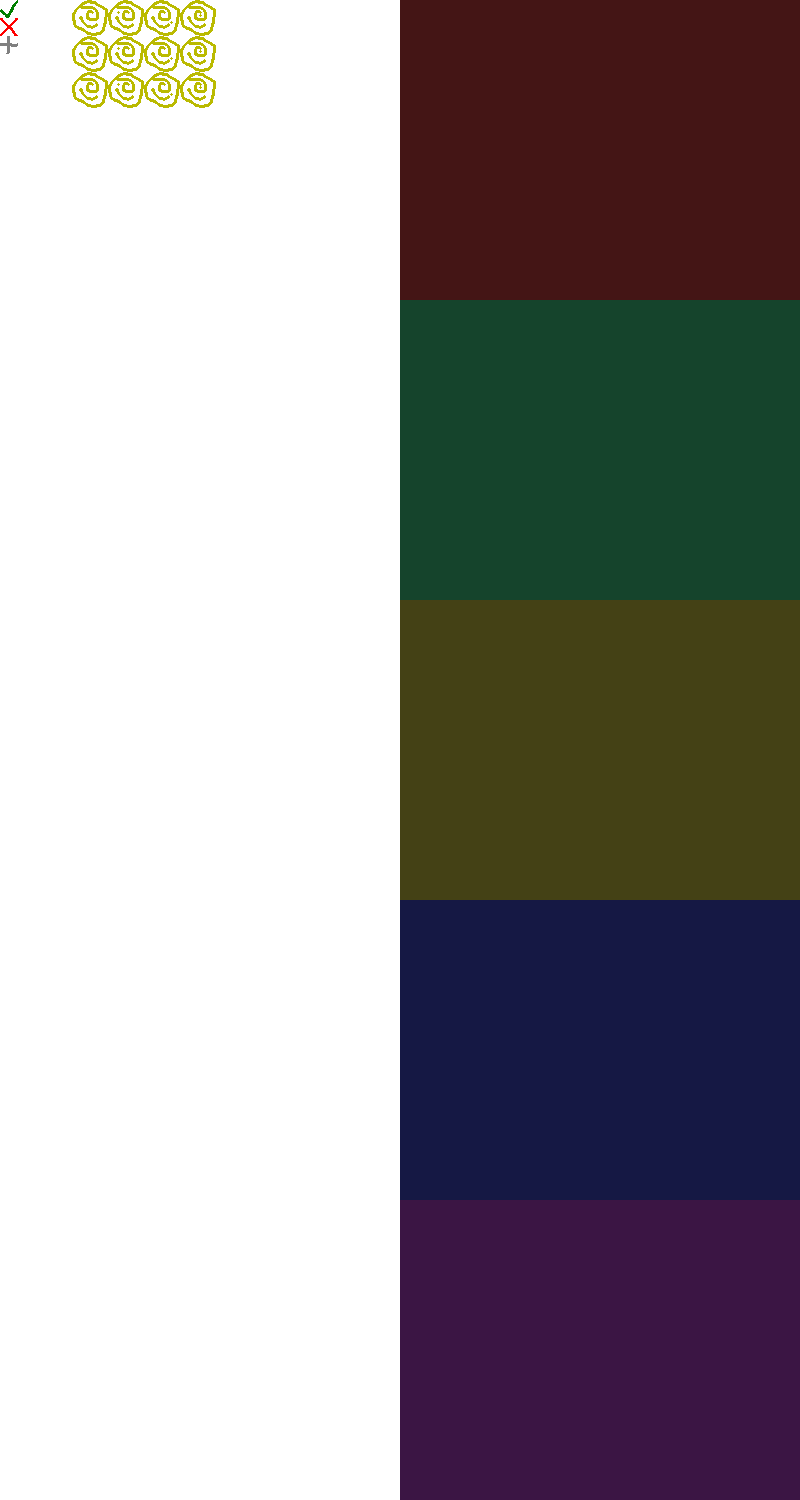
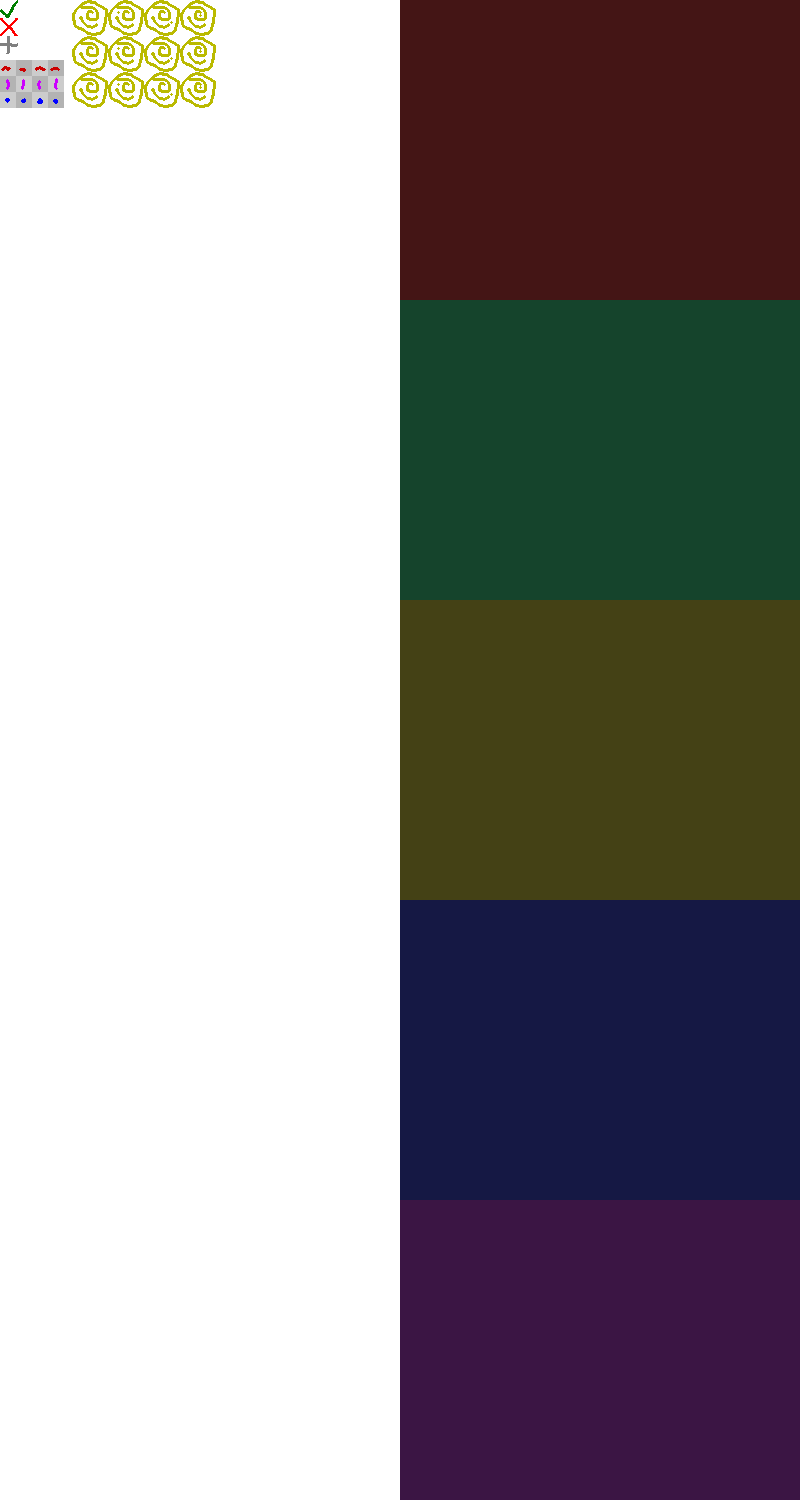
Before/after of a 800 × 1500 layered artwork. What changed in the layer stack:
painted on "gfx" over [0, 60, 64, 108]
